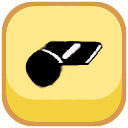
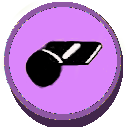
The second w=128, h=128 image is a revision of the first. Changes to its layers:
added layer "Pasted Layer #3" above "Yellow Piece.png" over [0, 1, 127, 127]
hid "Yellow Piece.png" over [1, 1, 127, 127]
